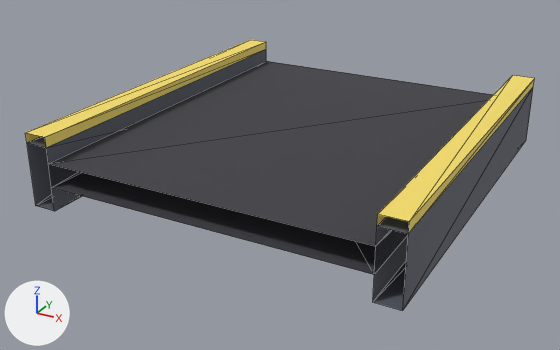
Renders of the glTF model jogo/assets/modelos/logistica/esteira/esteira_reta.glb from each side of a commit.
The view is the same before and after, from a camera (50 mm lens) standing at (0.847, -1.674, 0.847) and looking at (-0.041, -0.059, 0.039). Arrows for +X, +Y and +Z are at lower left; the lights stay in place. The older version comes first. Mesh edges are drawn as thin lines. Vertices at exactly the same position are counted once.

Script lines for the objects in view, before the commit:
```python
me_esteira_reta_corpo = bpy.data.meshes.new('esteira_reta_corpo')
me_esteira_reta_corpo.from_pydata(...)  # 40 vertices, 48 faces; spans x -0.46..0.46, y -0.5..0.5, z 0.0..0.225
# faces by material slot: [16, 12, 12, 8]
me_esteira_reta_corpo.materials.append(mat_p_escuro)  # dark grey #595d69
me_esteira_reta_corpo.materials.append(mat_p_metal)  # light grey #adb5bf
me_esteira_reta_corpo.materials.append(mat_p_faixa)  # yellow #f9e16c
me_esteira_reta_corpo.materials.append(mat_p_esteira)  # dark grey #3f3f45
ob_esteira_reta = bpy.data.objects.new('esteira_reta', me_esteira_reta_corpo)
ob_esteira_reta.location = (0.0, 0.0, 0.0)
```
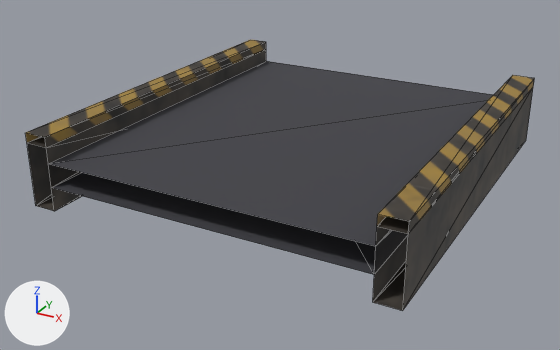
What differs and where, as boxes (x1, y1, x2, y2) in the pictures (560 x 350 px):
'esteira_reta', recoloured, surface changed (darker)
    both: (25, 40, 534, 311)
part 1 of me_esteira_reta_corpo, recoloured
    both: (27, 50, 533, 311)
part 2 of me_esteira_reta_corpo, recoloured
    both: (25, 40, 534, 233)
part 3 of me_esteira_reta_corpo, surface changed (darker)
    both: (25, 40, 534, 311)

Edits to the bpy script that builds the scene:
```text
Add img_esteira_reta_tex:
    img_esteira_reta_tex = load_image('esteira_reta_tex', '_unpacked/esteira_reta_tex', 512, 512, 'sRGB')
Add mat_esteira_reta_tex:
    mat_esteira_reta_tex = principled_material('esteira_reta_Tex')
    mat_esteira_reta_tex.texture = img_esteira_reta_tex
    mat_esteira_reta_tex.metallic = 0.15
    mat_esteira_reta_tex.roughness = 0.7
Change me_esteira_reta_corpo:
    where me_esteira_reta_corpo.from_pydata(...)  # 40 vertices, 48 faces; spans x -0.46..0.46, y -0.5..0.5, z 0.0..0.225
    used by ob_esteira_reta; location = (0.0, 0.0, 0.0)
    remove me_esteira_reta_corpo.materials.append(mat_p_metal)  # light grey #adb5bf
    me_esteira_reta_corpo part 1: all 16 faces that had it switch from mat_p_escuro (dark grey #595d69) to mat_esteira_reta_tex (picture img_esteira_reta_tex)
    me_esteira_reta_corpo part 2: all 12 faces that had it switch from mat_p_faixa (yellow #f9e16c) to mat_esteira_reta_tex (picture img_esteira_reta_tex)
    me_esteira_reta_corpo part 3: texture (UV) coordinates of 48 of 48 faces, centred in x -0.46..0.46, y -0.167..0.167, z 0.0..0.225, changed; they spanned u 0.0..1.0, v 0.0..1.0 and now span u 0.0..1.0, v 0.0..1.0
```
